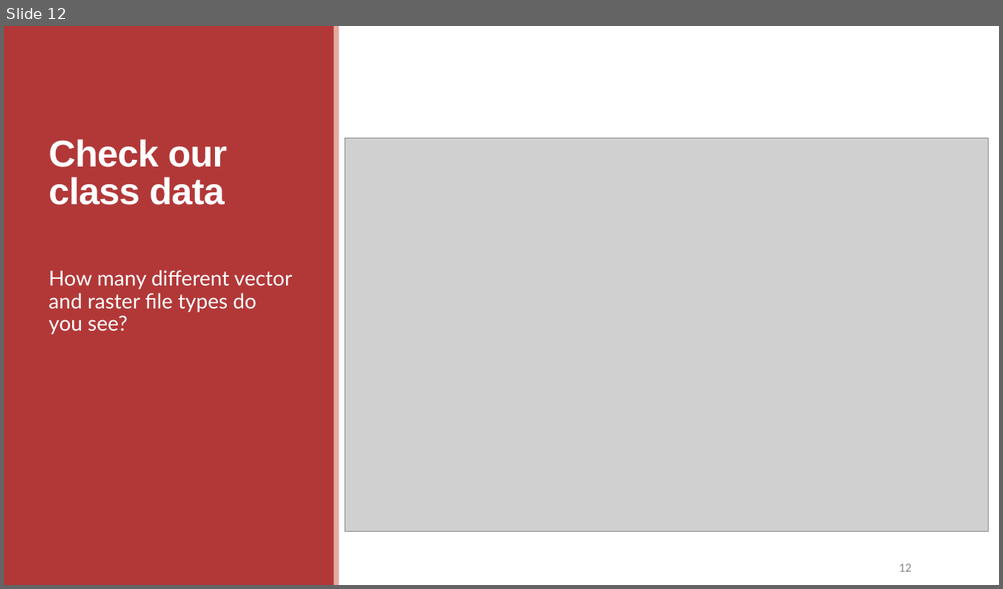
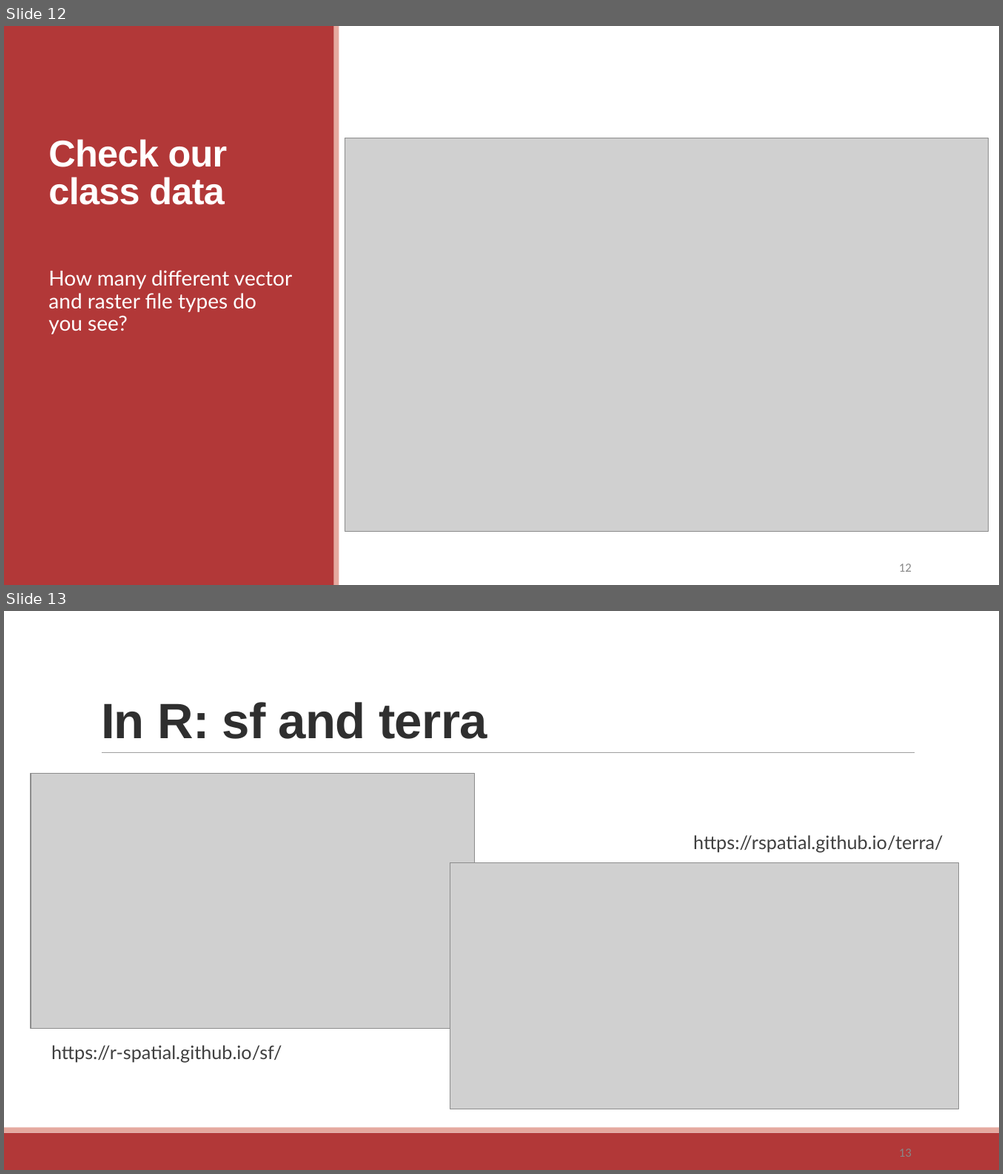
Before and after one commit to communitymaplab/geog4300_datascience, a slide deck: in_class_slides/geog4300_L05-spatialdata.pptx. Shown one above the other, each under a label of ours: slide 12 before the commit, slides 12 and 13 after it. The pictures are 1003x589 and 1003x1174 pixels, drawn with LibreOffice and Linux fonts; fonts in the diff are those of the drawing; grey boxes stand for pictures. Boxes give left, top, right and bottom in pixels: in the first picture for what was removed or moved away, otherwise in the second. Text is boxed around its words. In the diff, an @@ line names an element or a change of style, - is before the commit and + after.

```diff
--- a/in_class_slides/geog4300_L05-spatialdata.pptx
+++ b/in_class_slides/geog4300_L05-spatialdata.pptx
@@ slide 13 added at <box>4,611,999,1170</box>, background #FFFFFF @@
@@ title added at <box>101,702,487,739</box>, 48 pt, text #2F2F2F, bold @@
+In R: sf and terra
@@ line added from (102, 753) to (915, 753), #9F9F9F 0.5 pt @@
@@ picture added at <box>31,774,474,1029</box> @@
@@ text added at <box>693,835,942,852</box>, 18 pt, text #3F3F3F @@
+https://rspatial.github.io/terra/
@@ picture added at <box>449,863,959,1110</box> @@
@@ text added at <box>51,1045,282,1062</box>, 18 pt, text #3F3F3F @@
+https://r-spatial.github.io/sf/
@@ rectangle added at <box>4,1133,999,1170</box>, fill #B23838 @@
@@ rectangle added at <box>4,1128,999,1133</box>, fill #E5A99F @@
@@ page number added at <box>899,1149,911,1157</box>, 12 pt, text #888888 @@
+13
```
Also in this commit, not shown: 1 other file.
